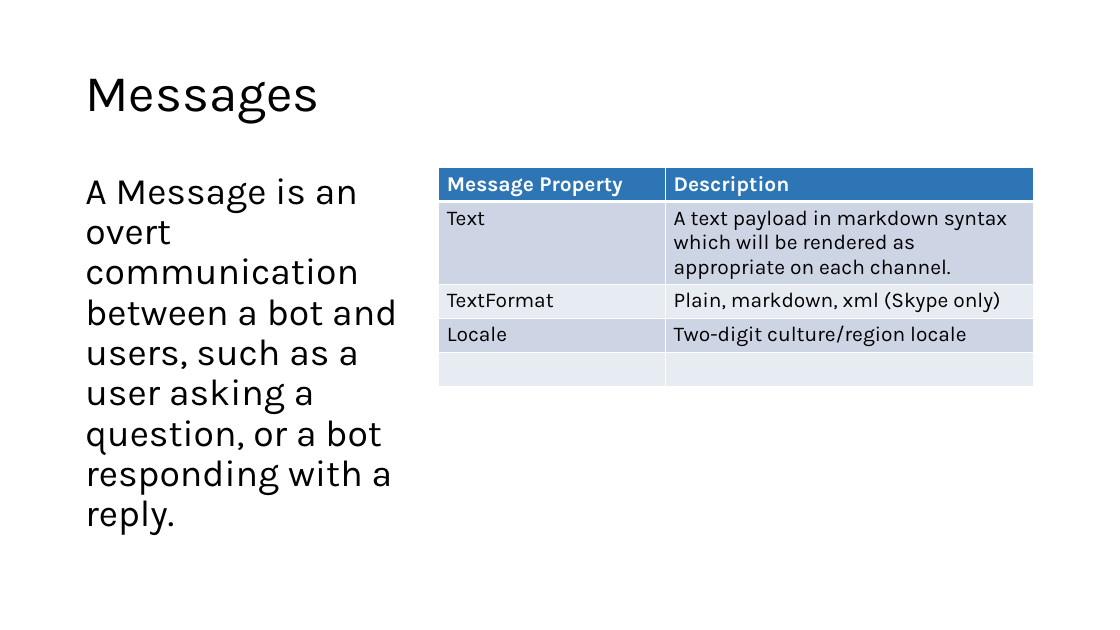
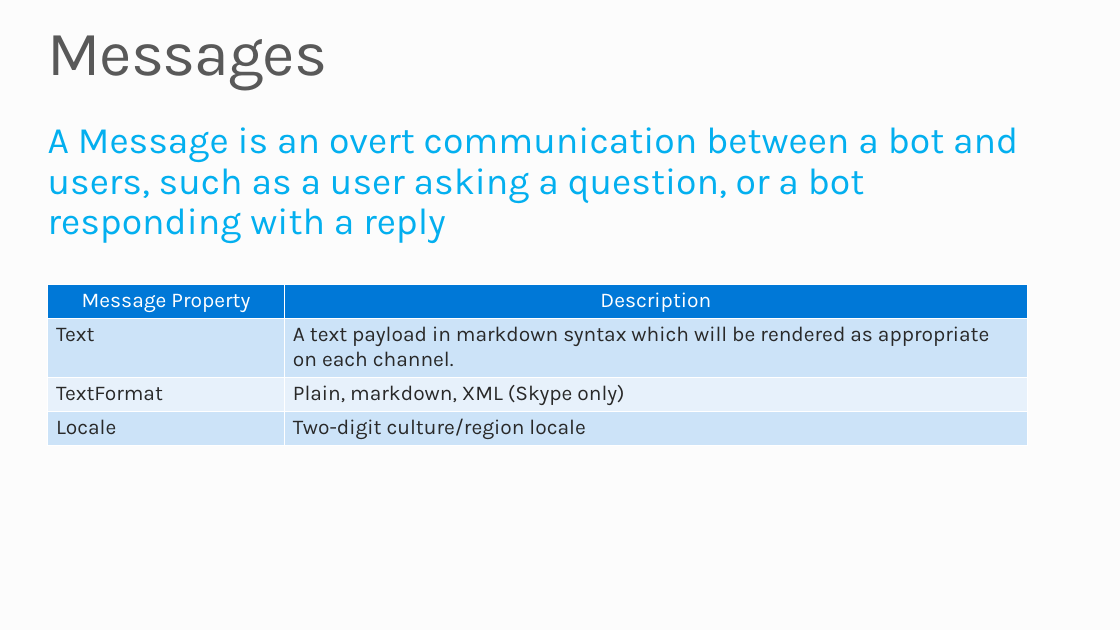
Before and after one commit to MSRConnections/Azure-training-course, a slide deck: slide 9 of Content/Bots (Draft)/Microsoft Bot Framework.pptx. Drawn at 1120x630 pixels with LibreOffice and Linux fonts; fonts in the diff are those of the drawing; background and template pictures are left out. Boxes give left, top, right and bottom in pixels: in the first picture for what was removed or moved away, otherwise in the second. Text is boxed around its words. In the diff, an @@ line names an element or a change of style, - is before the commit and + after.

```diff
--- a/Content/Bots (Draft)/Microsoft Bot Framework.pptx
+++ b/Content/Bots (Draft)/Microsoft Bot Framework.pptx
@@ background #FFFFFF to #FCFCFC @@
@@ title "Messages": place and size @@
-title "Messages" at bbox=[85, 78, 319, 123]
+title "Messages" at bbox=[48, 35, 327, 90]
@@ title "Messages" at bbox=[48, 35, 327, 90]: size 44 to 54 pt, text colour #000000 to #595959, letter spacing 0 to -1 pt; vertical alignment middle to top @@
@@ text at bbox=[48, 127, 1018, 244]: text changed; text colour #000000 to #03AFEF @@
-A Message is an overt communication between a bot and users, such as a user asking a question, or a bot responding with a reply.
+A Message is an overt communication between a bot and users, such as a user asking a question, or a bot responding with a reply
@@ table at bbox=[48, 284, 1028, 445] @@
-row 3, column 2: Plain, markdown, xml (Skype only)
+row 3, column 2: Plain, markdown, XML (Skype only)
-row 5:  | 
@@ table: place and size @@
-table at bbox=[439, 168, 1033, 388]
+table at bbox=[48, 284, 1028, 445]
```
Also in this commit, not shown: 14 other slides changed.
